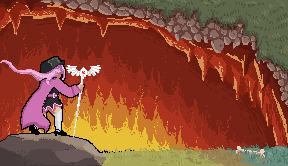
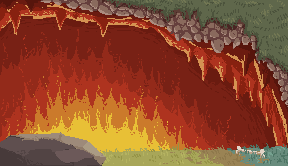
Two versions of the same layered image (288px x 166px). Layer-by-layer changes:
hid "l" (1st of 2, in "Group 1") over [42, 87, 60, 118]
hid "Layer 13" over [0, 57, 101, 137]
painted on "Layer 14", masked it over [0, 56, 134, 153]
